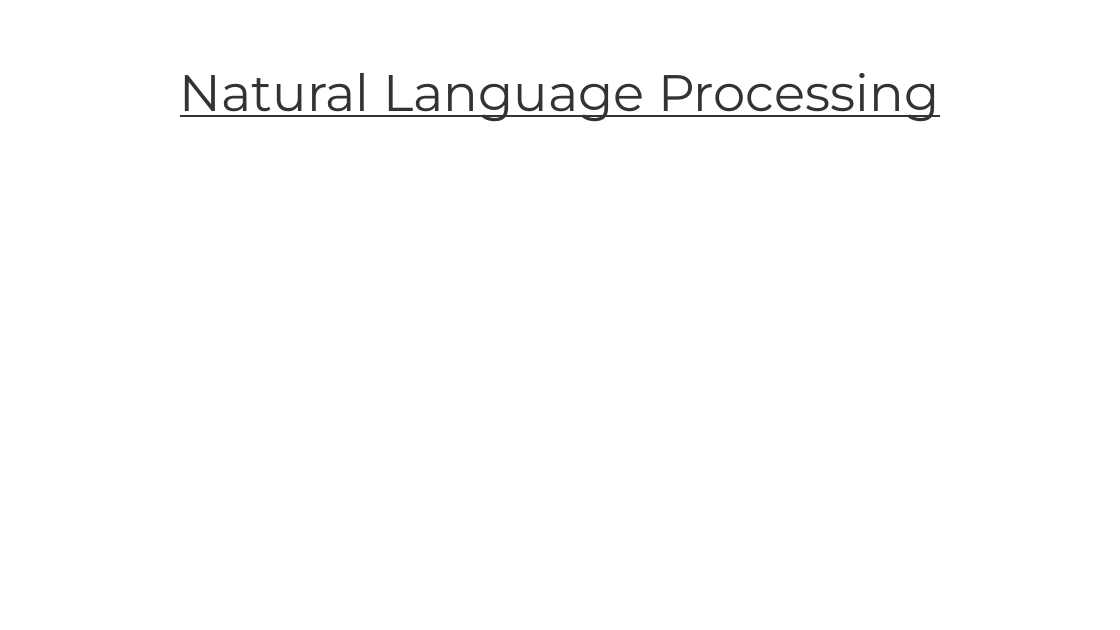
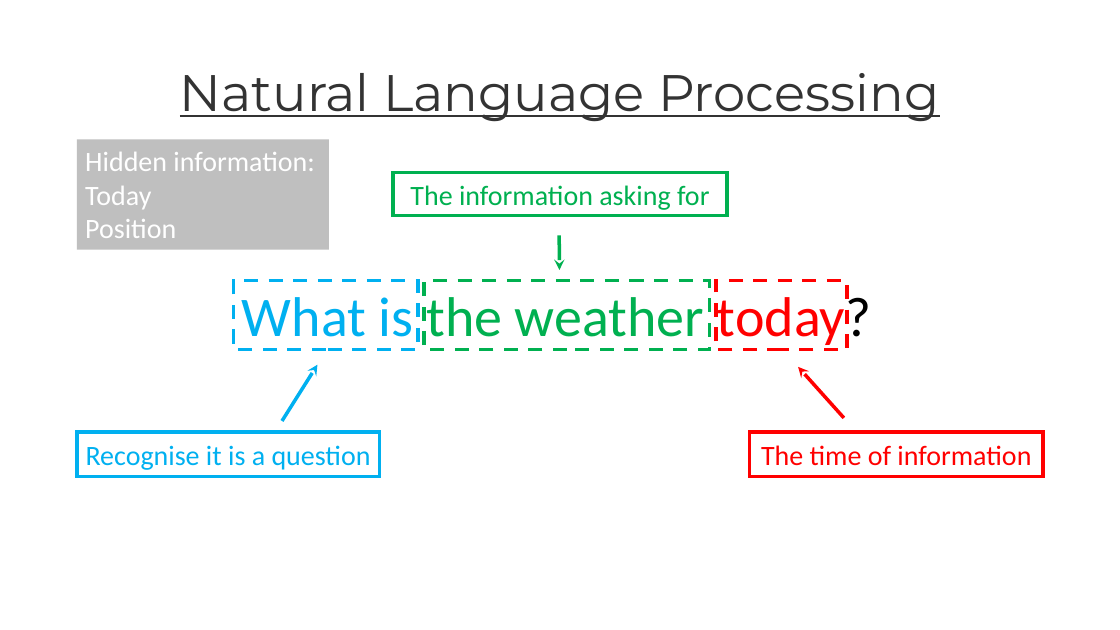
Before and after one commit to casey46ckc/Asso-yr2-FYP, a slide deck: slide 9 of fyp powerpoint/Fyp_revised_1.pptx. Drawn at 1120x630 pixels with LibreOffice and Linux fonts; fonts in the diff are those of the drawing; background and template pictures are left out. Boxes give left, top, right and bottom in pixels: in the first picture for what was removed or moved away, otherwise in the second. Text is boxed around its words. In the diff, an @@ line names an element or a change of style, - is before the commit and + after.

```diff
--- a/fyp powerpoint/Fyp_revised_1.pptx
+++ b/fyp powerpoint/Fyp_revised_1.pptx
@@ rectangle added at [77,139,329,250], fill #BFBFBF, 24 pt, text #FFFFFF @@
+Hidden information:
+Today
+Position
@@ border callout added at [393,173,727,216], outline #00B050 3 pt, 24 pt, text #00B050 @@
+The information asking for
@@ rectangle added at [234,281,418,350], outline #00B0F0 3 pt dashed @@
@@ text added at [242,290,871,350], 48 pt, text #00B050 @@
+What is the weather today?
@@ rectangle added at [424,281,710,350], outline #00B050 3 pt dashed @@
@@ rectangle added at [716,281,847,350], outline #FF0000 3 pt dashed @@
@@ border callout added at [77,432,380,476], outline #00B0F0 3 pt, 24 pt, text #00B0F0 @@
+Recognise it is a question
@@ border callout added at [749,432,1043,476], outline #FF0000 3 pt, 24 pt, text #FF0000 @@
+The time of information
```
Also in this commit, not shown: 1 other slide changed, 2 slides added.
